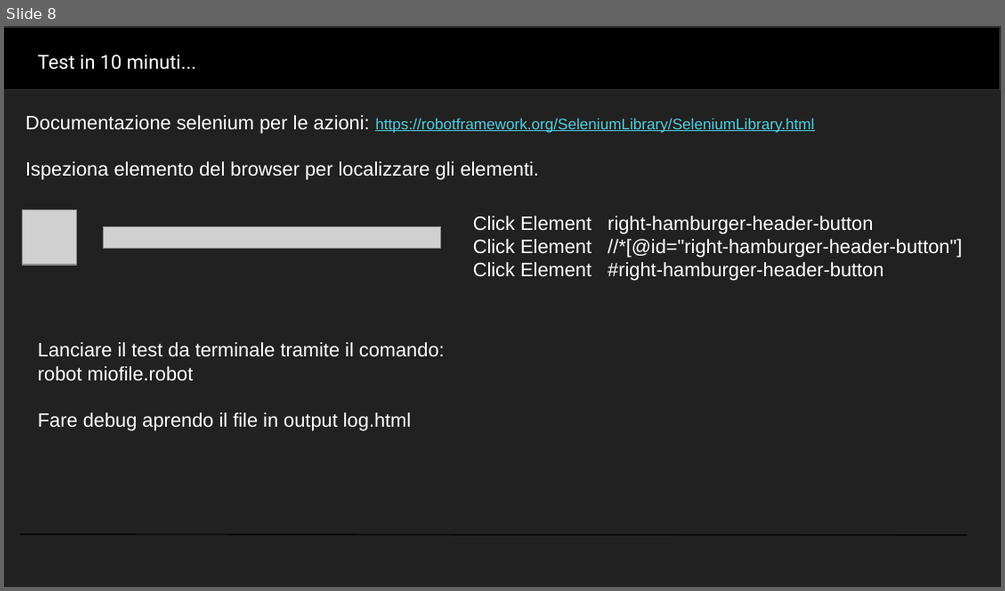
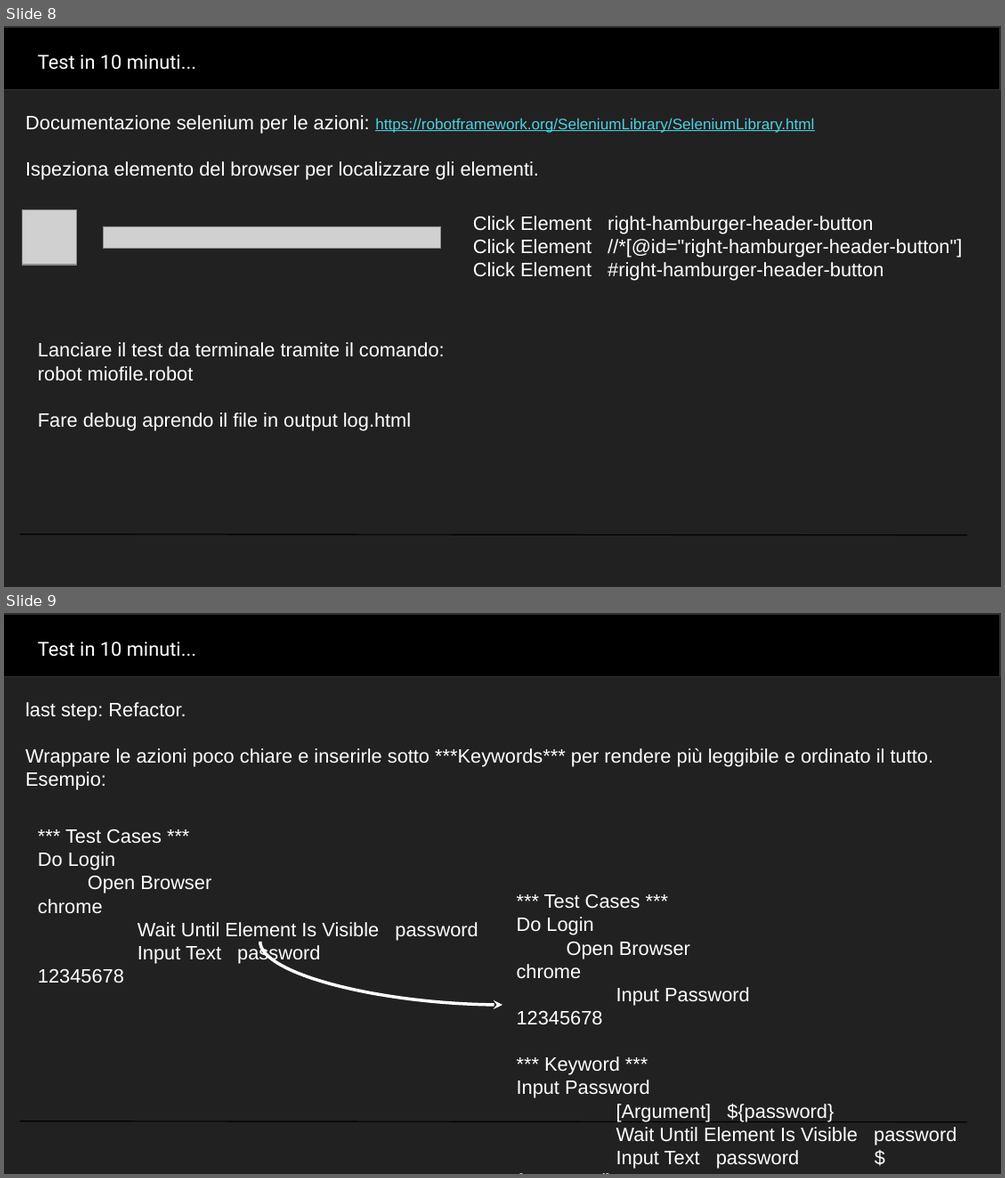
Before and after one commit to RobotFramework-Italia/FromZerotoHero, a slide deck: TMT/Test In 10 Minuti.pptx. Shown one above the other, each under a label of ours: slide 8 before the commit, slides 8 and 9 after it. The pictures are 1005x591 and 1005x1178 pixels, drawn with LibreOffice and Linux fonts; fonts in the diff are those of the drawing; grey boxes stand for pictures; background and template pictures are left out. Boxes give left, top, right and bottom in pixels: in the first picture for what was removed or moved away, otherwise in the second. Text is boxed around its words. In the diff, an @@ line names an element or a change of style, - is before the commit and + after.

```diff
--- a/TMT/Test In 10 Minuti.pptx
+++ b/TMT/Test In 10 Minuti.pptx
@@ slide 9 added at <box>4,613,1001,1174</box>, background #212121; not listed: 2 template elements that a slide beside it also shows @@
@@ text added at <box>38,641,196,657</box>, 14 pt, text #FFFFFF @@
+Test in 10 minuti...
@@ text added at <box>25,702,933,790</box>, 14 pt, text #FFFFFF @@
+last step: Refactor.
+Wrappare le azioni poco chiare e inserirle sotto ***Keywords*** per rendere più leggibile e ordinato il tutto.
+Esempio:
@@ text added at <box>38,829,477,983</box>, 14 pt, text #FFFFFF @@
+*** Test Cases ***
+Do Login
+Open Browser chrome
+Wait Until Element Is Visible password
+Input Text password 12345678
@@ text added at <box>517,894,956,1168</box>, 14 pt, text #FFFFFF @@
+*** Test Cases ***
+Do Login
+Open Browser chrome
+Input Password 12345678
+*** Keyword ***
+Input Password
+[Argument] ${password}
+Wait Until Element Is Visible password
+Input Text password ${password}
@@ curved arrow added from (260, 941) to (502, 1005), #FFFFFF 2.25 pt @@
```
Also in this commit, not shown: 2 slides changed, 1 other file.
